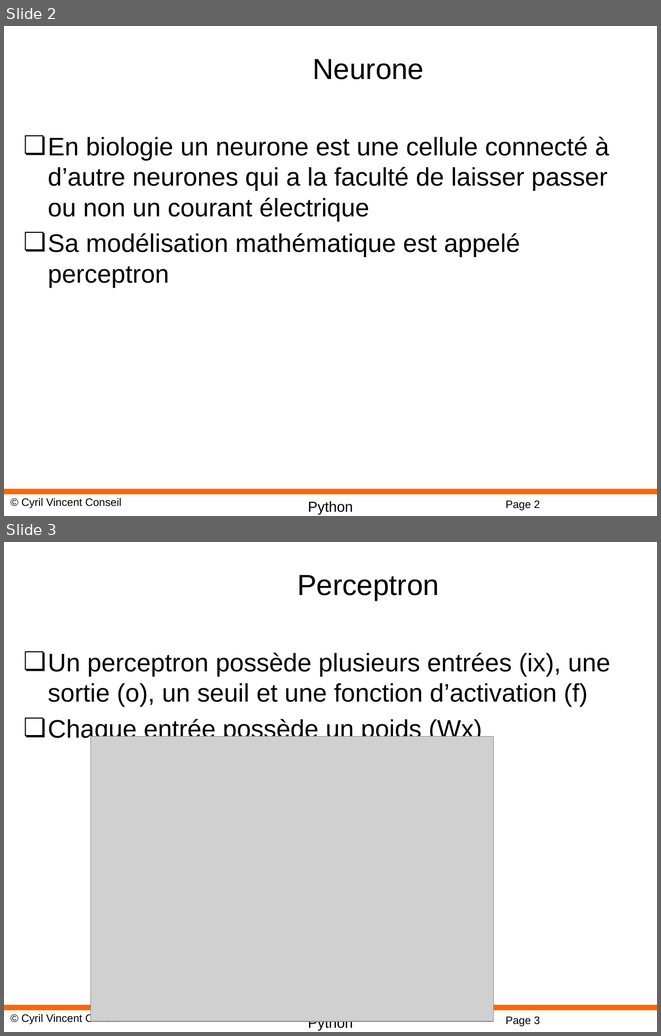
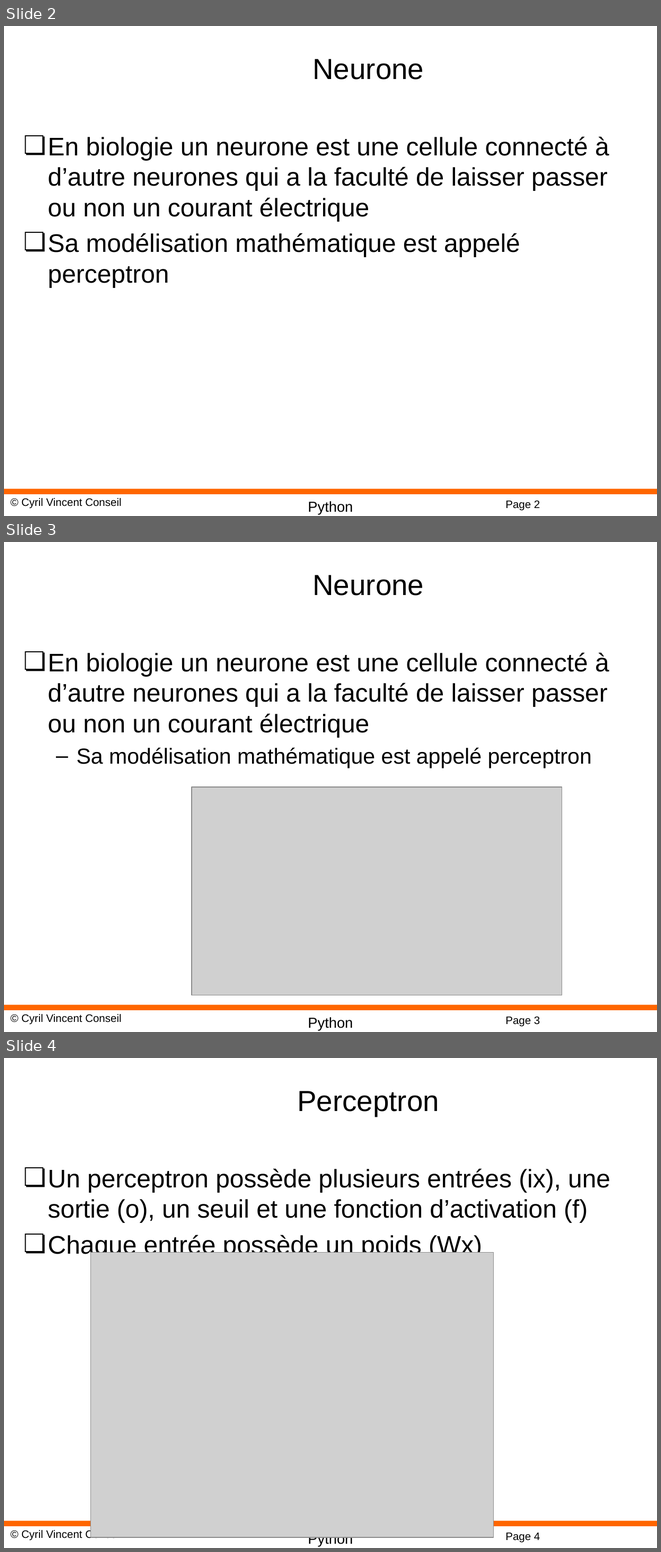
Before and after one commit to cyrilvincent/ML, a slide deck: PPT/MachineLearning18-NeuralNetwork.pptx. Shown one above the other, each under a label of ours: slides 2 and 3 before the commit, slides 2, 3 and 4 after it. The pictures are 661x1036 and 661x1552 pixels, drawn with LibreOffice and Linux fonts; fonts in the diff are those of the drawing; grey boxes stand for pictures; background and template pictures are left out. Boxes give left, top, right and bottom in pixels: in the first picture for what was removed or moved away, otherwise in the second. Text is boxed around its words. In the diff, an @@ line names an element or a change of style, - is before the commit and + after.

```diff
--- a/PPT/MachineLearning18-NeuralNetwork.pptx
+++ b/PPT/MachineLearning18-NeuralNetwork.pptx
@@ slide 3 added at bbox=[4, 542, 657, 1032], background #FFFFFF; not listed: 4 template elements that a slide beside it also shows @@
@@ title added at bbox=[312, 575, 424, 596], 32 pt, text #000000 @@
+Neurone
@@ text added at bbox=[48, 652, 609, 768], 28 pt, text #000000 @@
+❏ En biologie un neurone est une cellule connecté à d’autre neurones qui a la faculté de laisser passer ou non un courant électrique
+  – Sa modélisation mathématique est appelé perceptron
@@ picture added at bbox=[192, 787, 562, 995] @@
@@ what was slide 3 is now slide 4 @@
@@ page number at bbox=[505, 1532, 540, 1542]: text changed @@
-Page 3
+Page 4
```
Also in this commit, not shown: 19 other files.
